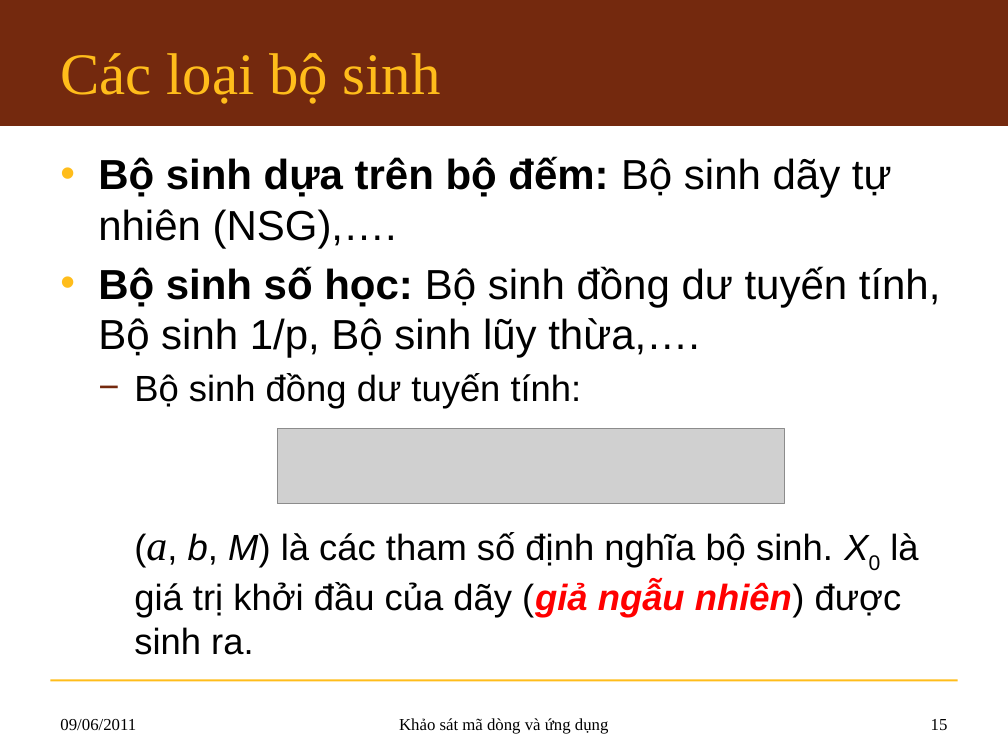
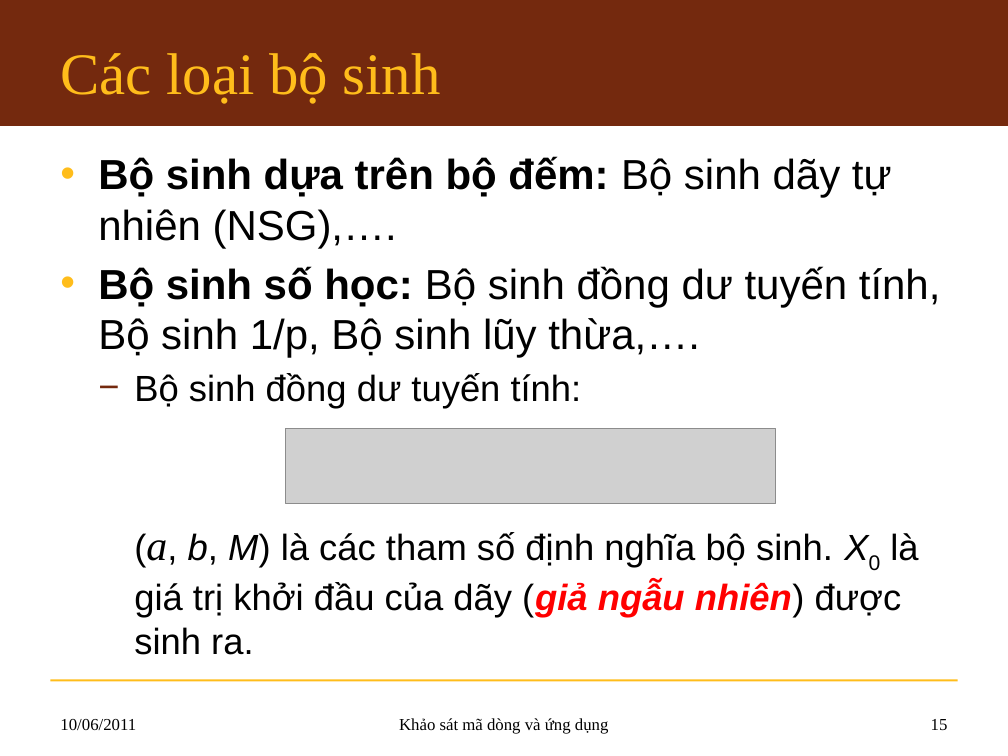
Before and after one commit to hemprasad/lvmm-sc, a slide deck: slide 15 of 7.Slide/KLTN_Slide.pptx. Drawn at 1008x756 pixels with LibreOffice and Linux fonts; fonts in the diff are those of the drawing; grey boxes stand for pictures; background and template pictures are left out. Boxes give left, top, right and bottom in pixels: in the first picture for what was removed or moved away, otherwise in the second. Text is boxed around its words. In the diff, an @@ line names an element or a change of style, - is before the commit and + after.

```diff
--- a/7.Slide/KLTN_Slide.pptx
+++ b/7.Slide/KLTN_Slide.pptx
@@ picture: place and size @@
-picture at bbox=[277, 428, 784, 504]
+picture at bbox=[285, 428, 775, 504]
@@ text at bbox=[60, 719, 136, 730]: text changed @@
-09/06/2011
+10/06/2011
```
Also in this commit, not shown: 15 other slides changed, 14 slides added.
